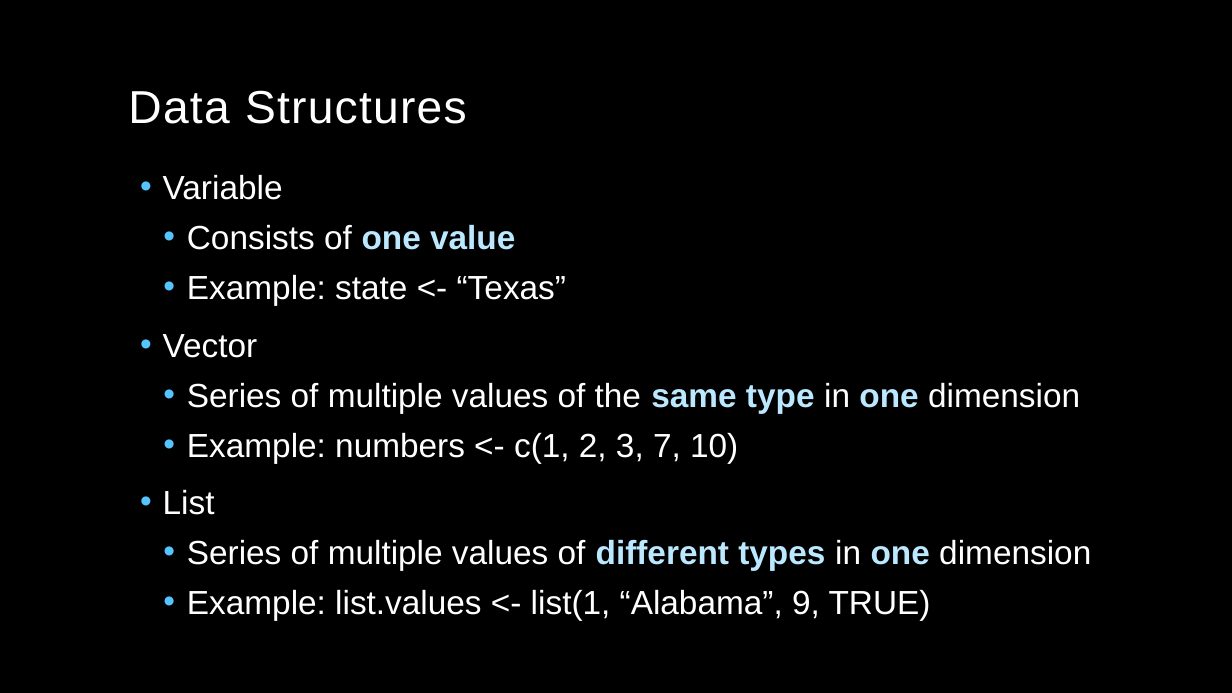
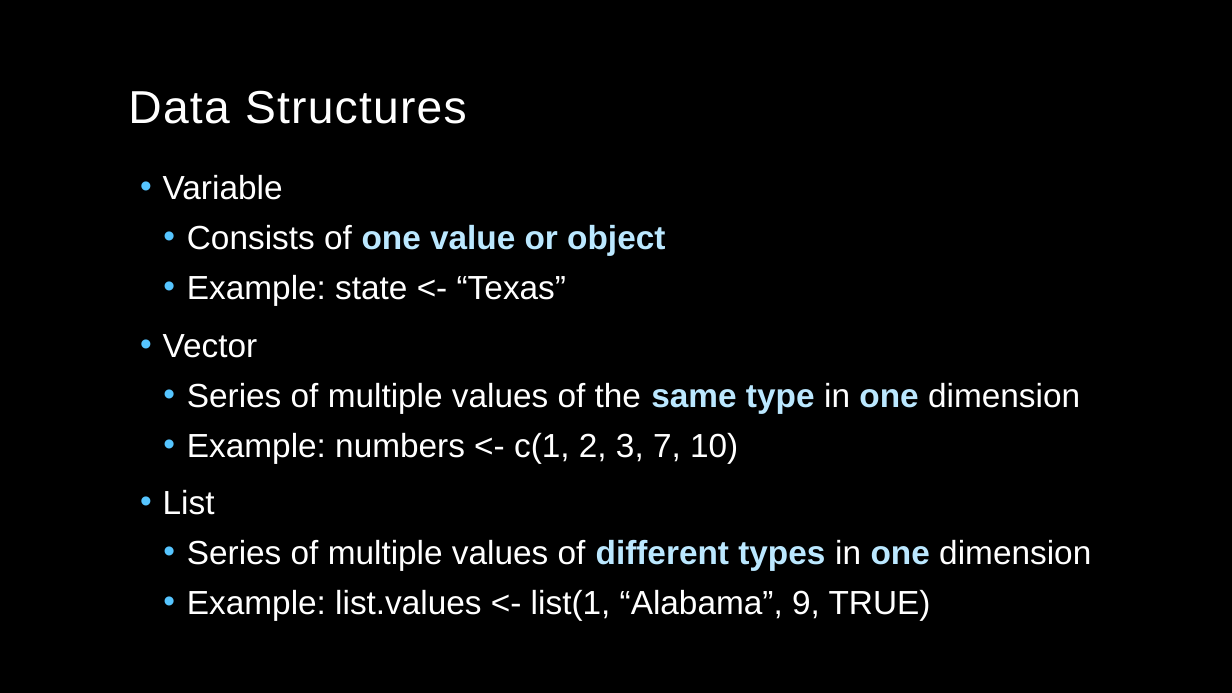
Before and after one commit to kelsey-huntzberry/Intro_R, a slide deck: slide 6 of Class2/IntroR_Class2_Presentation.pptx. Drawn at 1232x693 pixels with LibreOffice and Linux fonts; fonts in the diff are those of the drawing; background and template pictures are left out. Boxes give left, top, right and bottom in pixels: in the first picture for what was removed or moved away, otherwise in the second. Text is boxed around its words. In the diff, an @@ line names an element or a change of style, - is before the commit and + after.

```diff
--- a/Class2/IntroR_Class2_Presentation.pptx
+++ b/Class2/IntroR_Class2_Presentation.pptx
@@ text at (x1=187, y1=224, x2=665, y2=255): text changed; text colour #FFFFFF to #BBE8FF; bold on @@
-  • Consists of one value
+  • Consists of one value or object
```
Also in this commit, not shown: 3 other slides changed, 1 slide removed.
